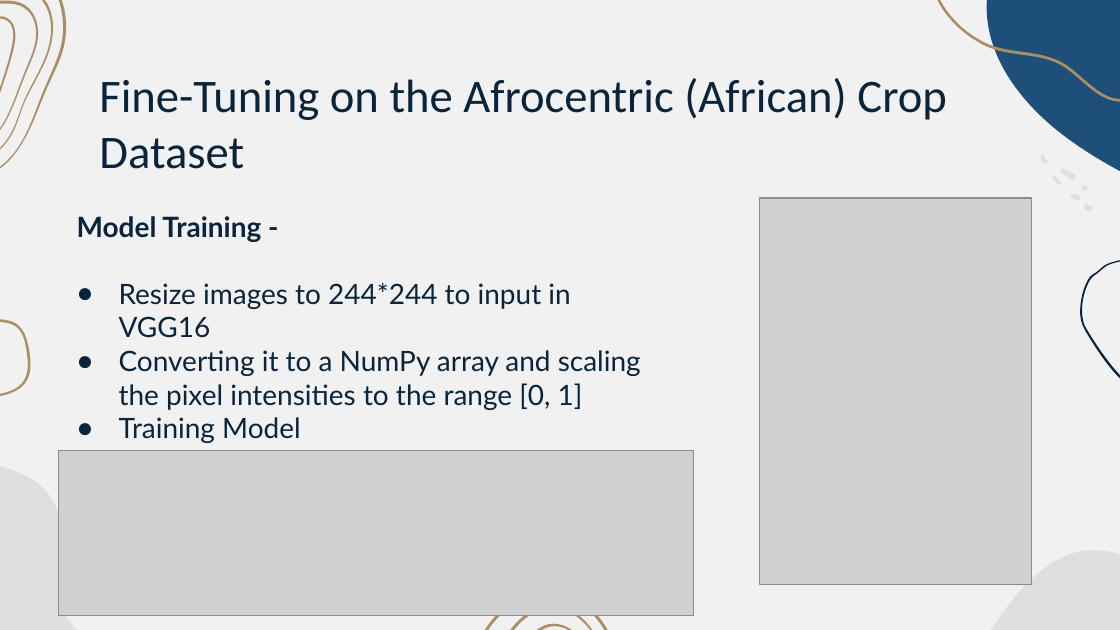
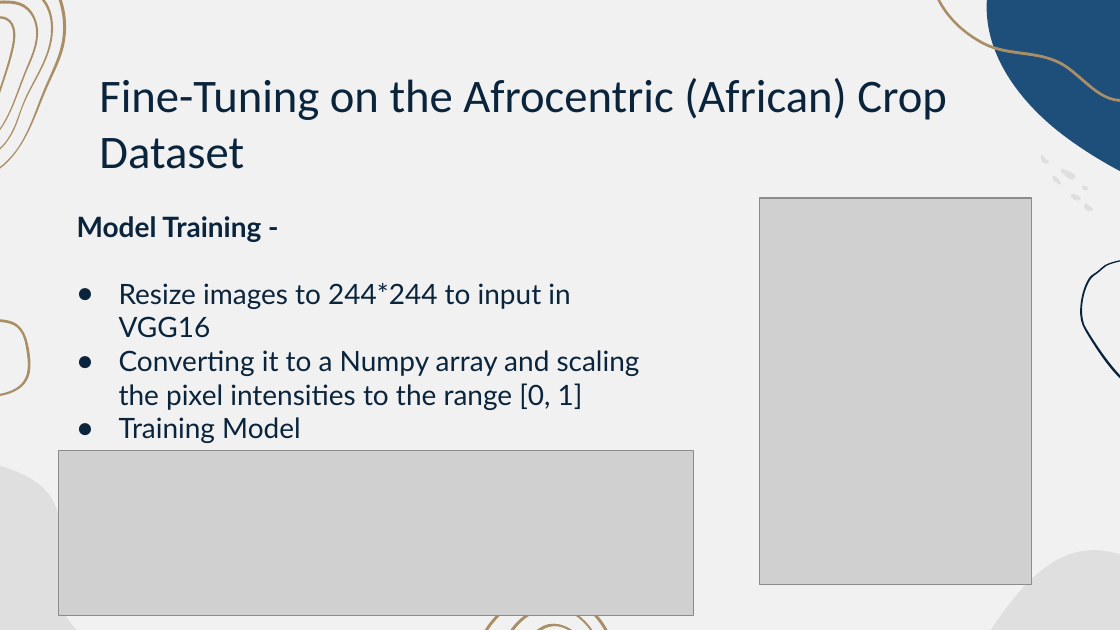
Before and after one commit to ljtaylor99/AAI-521-Final-Project, a slide deck: slide 6 of Final Project Presentation-Team 4.pptx. Drawn at 1120x630 pixels with LibreOffice and Linux fonts; fonts in the diff are those of the drawing; grey boxes stand for pictures. Boxes give left, top, right and bottom in pixels: in the first picture for what was removed or moved away, otherwise in the second. Text is boxed around its words. In the diff, an @@ line names an element or a change of style, - is before the commit and + after.

Commit message:
Add files via upload
Fixing spelling mistakes

```diff
--- a/Final Project Presentation-Team 4.pptx
+++ b/Final Project Presentation-Team 4.pptx
@@ text at (x1=119, y1=350, x2=640, y2=410): text changed @@
-● Converting it to a NumPy array and scaling the pixel intensities to the range [0, 1]
+● Converting it to a Numpy array and scaling the pixel intensities to the range [0, 1]
```
Also in this commit, not shown: 7 other slides changed.
